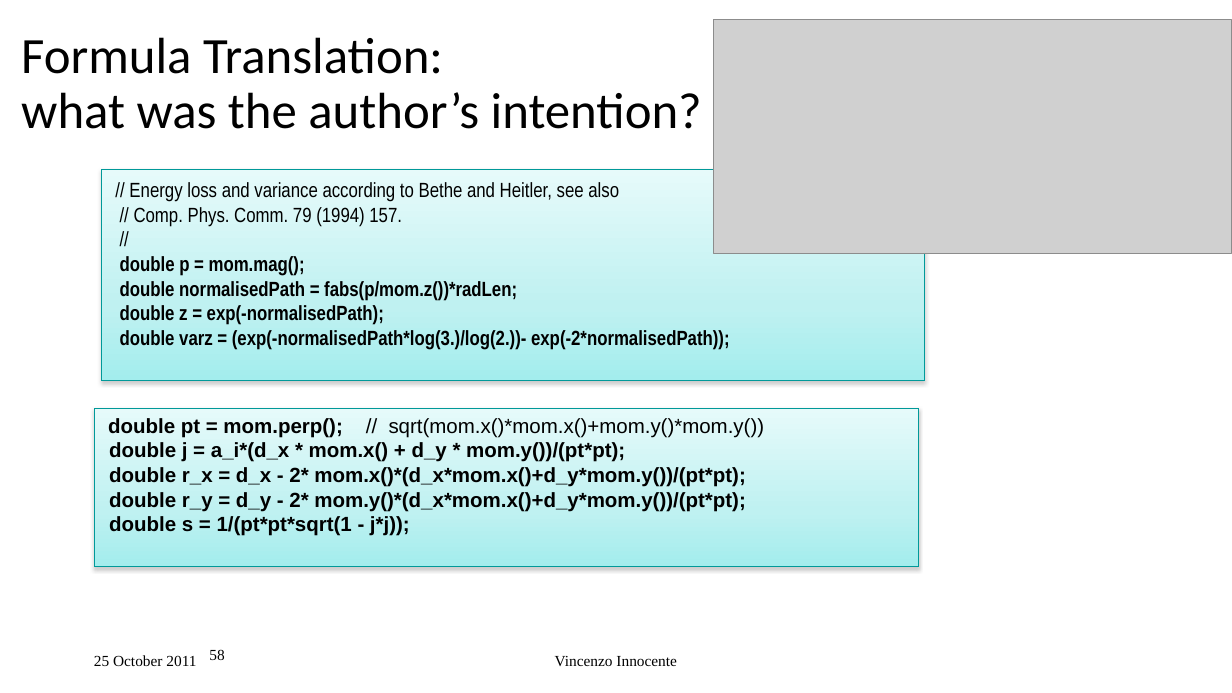
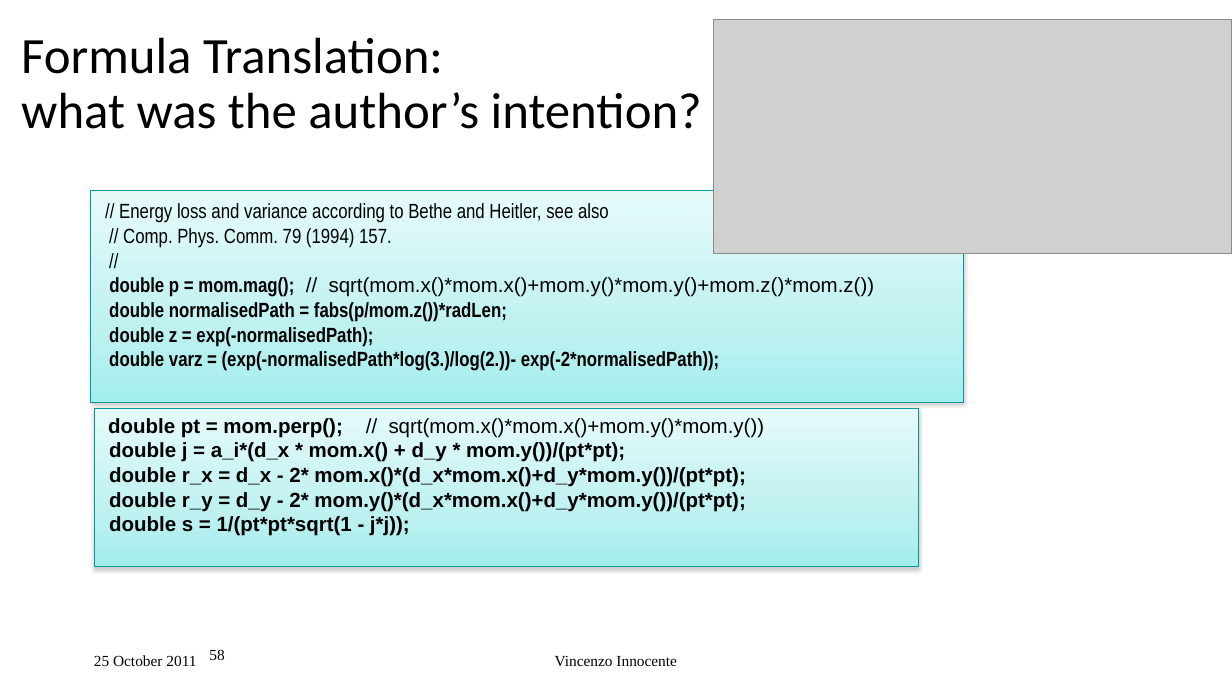
Before and after one commit to VinInn/FPCourse, a slide deck: slide 58 of Slides/FPforScientist.pptx. Drawn at 1232x693 pixels with LibreOffice and Linux fonts; fonts in the diff are those of the drawing; grey boxes stand for pictures. Boxes give left, top, right and bottom in pixels: in the first picture for what was removed or moved away, otherwise in the second. Text is boxed around its words. In the diff, an @@ line names an element or a change of style, - is before the commit and + after.

```diff
--- a/Slides/FPforScientist.pptx
+++ b/Slides/FPforScientist.pptx
@@ rectangle "// Energy loss and variance ..." resized from (x1=101, y1=169, x2=925, y2=381) to (x1=91, y1=191, x2=964, y2=403) @@
@@ text in rectangle at (x1=109, y1=277, x2=875, y2=297): text changed; font Arial Narrow to Arial; bold off @@
-double p = mom.mag();
+double p = mom.mag(); // sqrt(mom.x()*mom.x()+mom.y()*mom.y()+mom.z()*mom.z())
```
Also in this commit, not shown: 5 other slides changed, 3 slides added.
